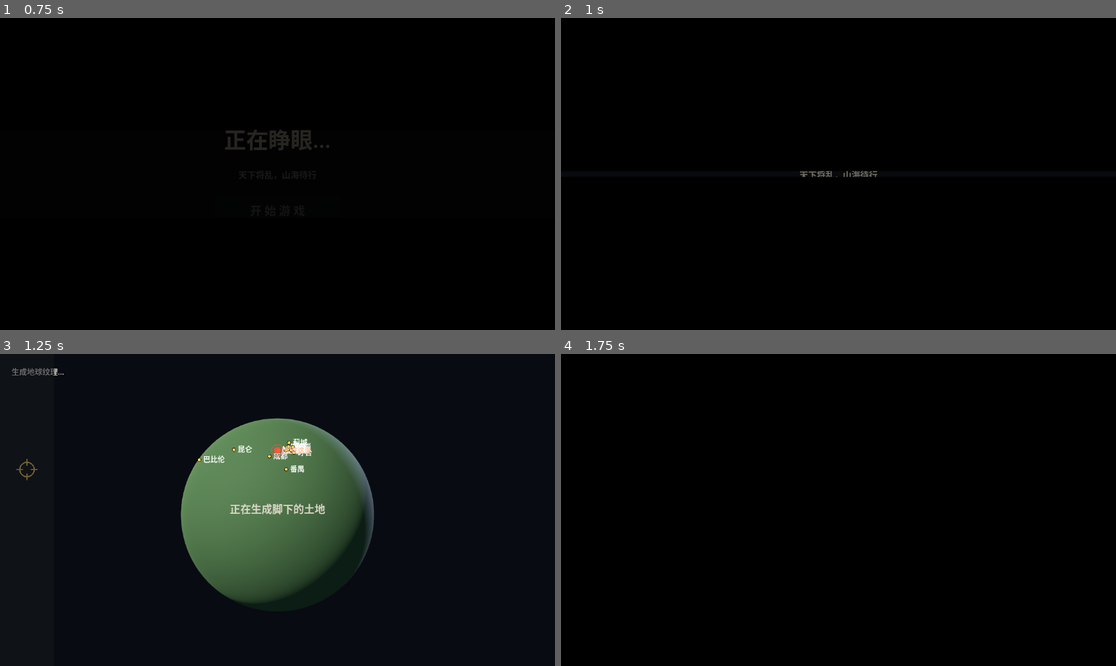
Above: before the commit, frames 1-4 (two rows, left to right).
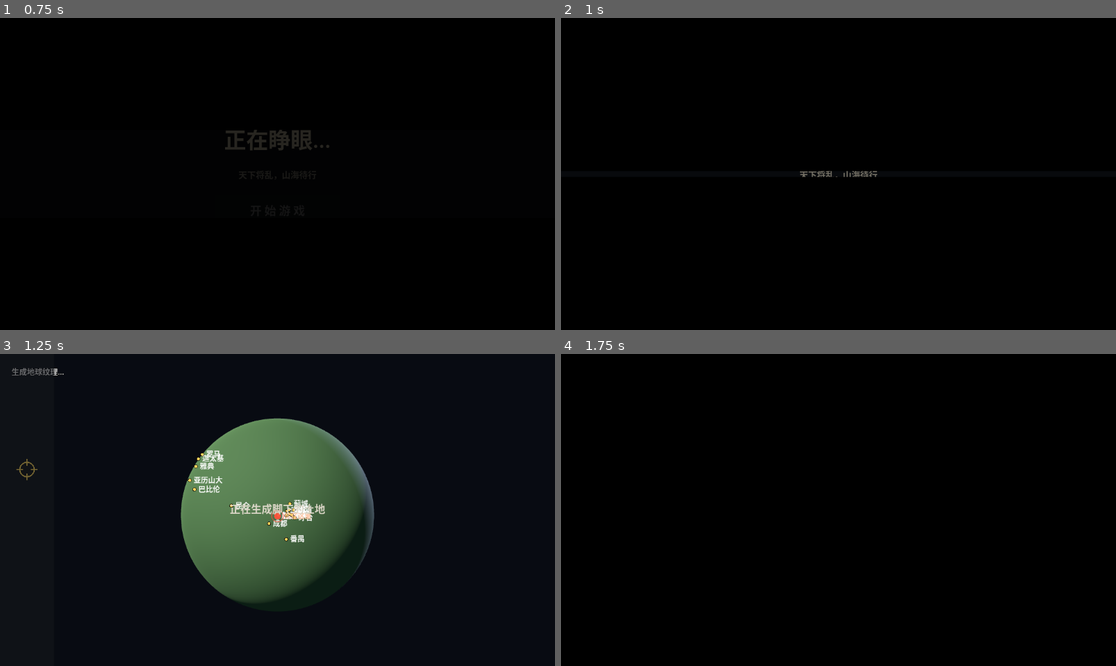
Above: after the commit, the same moments.

Repository: Richesfire/map
Game: Godot game, scene res://scenes/main_menu.tscn
Same seed, same stepped clock (60 frames per second), same inputs: the game is played once before the commit and once after it.
Inputs (mouse positions are in pixels of both pictures, inside the frame that each line leads up to):
- Up to frame 1 (0.75 s): click "开 始 游 戏" at 0.5 s
- Up to frame 2 (1 s): no input
- Up to frame 3 (1.25 s): no input
- Up to frame 4 (1.75 s): tap Enter at 1.25 s; move the mouse to (866, 510) at 1.27 s; hold W (move_forward) from 1.28 s (still down); hold F (interact) from 1.28 s (still down); click (866, 510) at 1.42 s; tap Space (jump) at 1.52 s

Frames 1-2 are identical in both runs. In frame 3, 1.2% of the frame differs, in the area x 32-57%, y 20-64%; in frame 4, nothing differs.

Commit message:
球体加减限位：左右无限，上下 ±78°，南北极不会颠倒

Diff:
--- a/godot/scripts/map/world_globe_view.gd
+++ b/godot/scripts/map/world_globe_view.gd
@@ -38,7 +38,9 @@
 
 var _zoom := 1.0             # 滚轮缩放 0.6~2.6
 const STATE_PATH := "user://globe_view.cfg"
-var _spin_q := Quaternion.IDENTITY   # 球的朝向（四元数，任意方向都能转）
+var _spin_yaw := 0.0         # 绕竖轴，无限转
+var _spin_pitch := 0.0       # 前后翻，限位 ±78°，不然南北极会颠倒
+const PITCH_LIMIT := deg_to_rad(78.0)
 var _orbit_q := Quaternion.IDENTITY   # 相机环绕（四元数，任意角度都不会卡死）
 var _save_timer := 0.0
 var _tilt := 0.0             # 前后倾（弧度，限幅）
@@ -228,10 +230,9 @@
 # ================================================================ 转动
 ## 只转球体本身：水平拖 = 绕极轴自转，竖直拖 = 前后倾（限幅）
 func rotate_by(rel: Vector2) -> void:
-	# 球体自由滚动：横竖两个方向都转，累乘四元数，所以能翻到任意姿态。
-	var qy := Quaternion(Vector3.UP, rel.x * 0.006)
-	var qx := Quaternion(Vector3.RIGHT, rel.y * 0.006)
-	_spin_q = (qy * qx * _spin_q).normalized()
+	# 左右不限；上下夹在 ±78°，可以翻到接近极点，但不会把南北极翻过来
+	_spin_yaw -= rel.x * 0.006
+	_spin_pitch = clampf(_spin_pitch - rel.y * 0.006, -PITCH_LIMIT, PITCH_LIMIT)
 	_apply_rotation()
 	_save_state_later()
 
@@ -332,7 +333,8 @@
 
 func save_state() -> void:
 	var cfg := ConfigFile.new()
-	cfg.set_value("globe", "spin_q", [_spin_q.x, _spin_q.y, _spin_q.z, _spin_q.w])
+	cfg.set_value("globe", "spin_yaw", _spin_yaw)
+	cfg.set_value("globe", "spin_pitch", _spin_pitch)
 	cfg.set_value("globe", "orbit_q", [_orbit_q.x, _orbit_q.y, _orbit_q.z, _orbit_q.w])
 	cfg.set_value("globe", "zoom", _zoom)
 	cfg.save(STATE_PATH)
@@ -342,9 +344,9 @@
 	var cfg := ConfigFile.new()
 	if cfg.load(STATE_PATH) != OK:
 		return
-	var sv: Array = cfg.get_value("globe", "spin_q", [])
-	if sv.size() == 4:
-		_spin_q = Quaternion(sv[0], sv[1], sv[2], sv[3]).normalized()
+	_spin_yaw = float(cfg.get_value("globe", "spin_yaw", _spin_yaw))
+	_spin_pitch = clampf(float(cfg.get_value("globe", "spin_pitch", _spin_pitch)),
+			-PITCH_LIMIT, PITCH_LIMIT)
 	var qv: Array = cfg.get_value("globe", "orbit_q", [])
 	if qv.size() == 4:
 		_orbit_q = Quaternion(qv[0], qv[1], qv[2], qv[3]).normalized()
@@ -370,14 +372,16 @@
 	if _pivot == null or _tilt_node == null:
 		return
 	# 分成两级：倾角绕世界 X，自转绕自身 Y，两者不互相污染
-	_pivot.basis = Basis(_spin_q)
+	# 先绕竖轴转，再绕世界 X 前后翻 —— 顺序固定，俯仰受限，所以极轴永远不会倒过来
+	_pivot.basis = Basis(Vector3.RIGHT, _spin_pitch) * Basis(Vector3.UP, _spin_yaw)
 
 
 ## 让某个地理方向正对镜头
 func face_direction(dir: Vector3) -> void:
 	var p := dir.normalized()
 	# 自由滚动之后，"正对镜头"就是绕竖轴把 p 转到前方
-	_spin_q = Quaternion(Vector3.UP, -atan2(p.x, p.z))
+	_spin_yaw = -atan2(p.x, p.z)
+	_spin_pitch = clampf(asin(clampf(p.y, -1.0, 1.0)), -PITCH_LIMIT, PITCH_LIMIT)
 	_apply_rotation()
 
 
Binary file added: godot/_截图/68_限位.png
